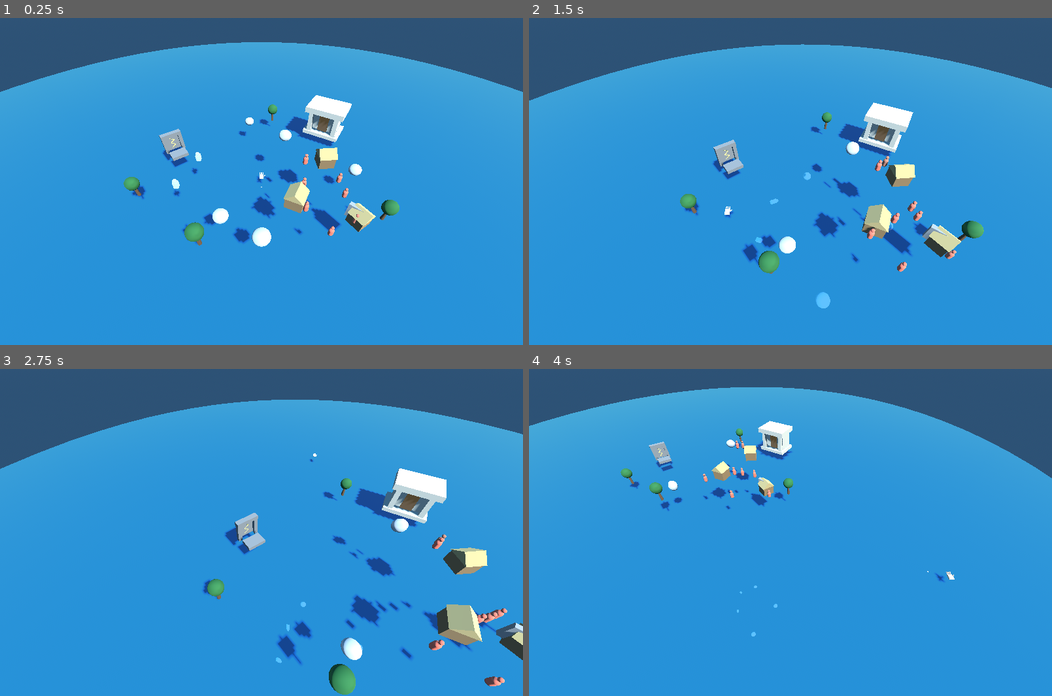
Above: before the commit, frames 1-4 (two rows, left to right).
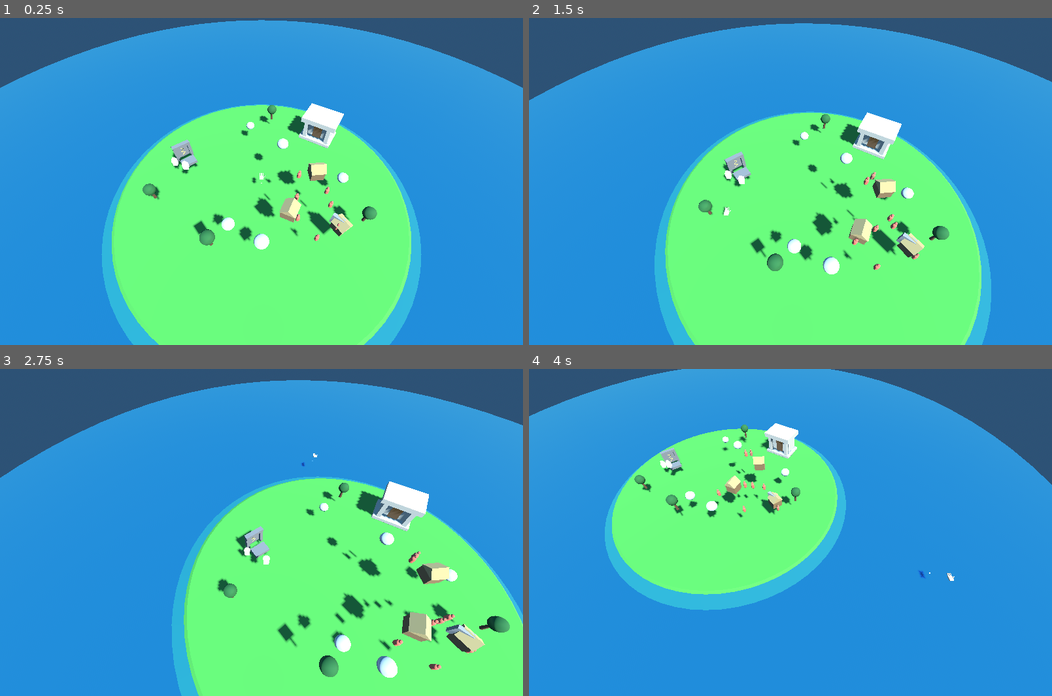
Above: after the commit, the same moments.

Repository: westkitty/Parable
Game: Godot game, scene res://scenes/Main.tscn
The game is run twice, just before and just after one commit, with the same random seed, the same clock (stepped at 60 frames per second) and the same inputs.
Inputs (mouse positions are in pixels of both pictures, inside the frame that each line leads up to):
- Up to frame 1 (0.25 s): no input
- Up to frame 2 (1.5 s): move the mouse to (905, 165) at 0.52 s; hold Right mouse button (grab_action) 0.53-1.25 s; tap Middle mouse button (camera_orbit) at 0.6 s; click (905, 165) at 0.67 s; drag from (685, 197) to (764, 246) at 1.27 s
- Up to frame 3 (2.75 s): move the mouse to (313, 460) at 2.02 s; hold Right mouse button (grab_action) from 2.03 s (still down); tap Middle mouse button (camera_orbit) at 2.1 s; click (313, 460) at 2.17 s
- Up to frame 4 (4 s): release Right mouse button (grab_action) at 2.75 s; drag from (764, 597) to (633, 483) at 2.77 s; move the mouse to (947, 581) at 3.52 s; hold Right mouse button (grab_action) from 3.53 s (still down); tap Mouse wheel down (camera_zoom_out) at 3.6 s; click (947, 581) at 3.67 s

The runs differ from the first frame. In frame 1, 43% of the frame differs, in the area x 0-100%, y 0-100%; in frame 2, 43%, in the area x 0-100%, y 1-100%; in frame 3, 42%; in frame 4, 25%.

Commit message:
fix: patch Godot hand-feel spike live-test regressions

Diff:
--- a/godot-spike/scripts/camera_rig.gd
+++ b/godot-spike/scripts/camera_rig.gd
@@ -19,13 +19,14 @@
 var _pitch: Node3D
 var _dist_target := 26.0
 var _orbiting := false
+var _orbit_fallback := false
 
 func _ready() -> void:
 	add_to_group("camera_rig")
 	_pitch = $Pitch
 	camera = $Pitch/Camera3D
-	position = Vector3(0.0, 4.0, 2.0)
-	_pitch.rotation.x = deg_to_rad(-48.0)
+	position = Vector3(0.0, 6.0, 3.5)
+	_pitch.rotation.x = deg_to_rad(-56.0)
 	camera.position = Vector3(0.0, 0.0, dist)
 	camera.far = 300.0
 	_dist_target = dist
@@ -40,18 +41,23 @@
 	if event is InputEventMouseButton:
 		if event.button_index == MOUSE_BUTTON_MIDDLE:
 			_orbiting = event.pressed
+		elif event.button_index == MOUSE_BUTTON_LEFT and event.alt_pressed:
+			_orbit_fallback = event.pressed
 		elif event.pressed and event.button_index == MOUSE_BUTTON_WHEEL_UP:
 			_zoom(1.0 / ZOOM_FACTOR)
 		elif event.pressed and event.button_index == MOUSE_BUTTON_WHEEL_DOWN:
 			_zoom(ZOOM_FACTOR)
-	elif event is InputEventMouseMotion and _orbiting:
+	elif event is InputEventMouseMotion and is_orbiting():
 		rotation.y -= event.relative.x * ORBIT_SENS * control_scale
 		_pitch.rotation.x = clampf(
 			_pitch.rotation.x - event.relative.y * ORBIT_SENS * control_scale,
 			PITCH_MIN, PITCH_MAX)
 
 func is_orbiting() -> bool:
-	return _orbiting and not locked
+	return (_orbiting or _orbit_fallback) and not locked
+
+func orbit_modifier_active() -> bool:
+	return _orbit_fallback and not locked
 
 func _zoom(factor: float) -> void:
 	_dist_target = clampf(_dist_target * factor, DIST_MIN, DIST_MAX)
--- a/godot-spike/scripts/diagnostics.gd
+++ b/godot-spike/scripts/diagnostics.gd
@@ -35,9 +35,10 @@
 		lines.append("hand velocity: %.2f m/s" % d.get("hand_speed", 0.0))
 		lines.append("last throw: %.2f raw -> %.2f clamped" % [d.get("last_throw_raw", 0.0), d.get("last_throw_final", 0.0)])
 		lines.append("gesture mode: %s" % str(d.get("gesture_mode", false)))
-		lines.append("last glyph: %s (rot %.2f, closure %.2f, reversals %d)" % [
+		lines.append("trace: len %.1f armed %s" % [d.get("trace_length", 0.0), str(d.get("trace_armed", false))])
+		lines.append("last glyph: %s (rot %.2f, closure %.2f, reversals %d, radius %.2f)" % [
 			d.get("glyph_kind", "-"), d.get("glyph_rotation", 0.0),
-			d.get("glyph_closure", 0.0), d.get("glyph_reversals", 0)])
+			d.get("glyph_closure", 0.0), d.get("glyph_reversals", 0), d.get("glyph_radius_swing", 0.0)])
 	if rig:
 		lines.append("camera: %s dist %.1f" % ["orbiting" if rig.is_orbiting() else ("locked" if rig.locked else "free"), rig.dist])
 	lines.append("fps: %d" % Engine.get_frames_per_second())
--- a/godot-spike/scripts/gesture_recognizer.gd
+++ b/godot-spike/scripts/gesture_recognizer.gd
@@ -12,9 +12,9 @@
 const MIN_POINTS := 6
 const MIN_SIZE_PX := 26.0
 const MIN_PATH_LENGTH_PX := 110.0
-const SPIRAL_MIN_PATH_LENGTH_PX := 150.0
-const SPIRAL_MIN_ROTATION := -4.5
-const SPIRAL_MIN_RADIUS_SWING := 0.18
+const SPIRAL_MIN_PATH_LENGTH_PX := 92.0
+const SPIRAL_MIN_ROTATION := -3.25
+const SPIRAL_MIN_RADIUS_SWING := 0.06
 
 ## Returns {kind: "circle"|"zigzag"|"none", plus feature values for diagnostics}.
 static func classify(raw: PackedVector2Array) -> Dictionary:
--- a/godot-spike/scripts/grabbable.gd
+++ b/godot-spike/scripts/grabbable.gd
@@ -23,6 +23,8 @@
 	MassCategory.HEAVY: 6.0,
 }
 const HARD_LANDING_SPEED := 5.0
+const SURFACE_RECOVERY_MARGIN := 1.6
+const ABSOLUTE_FLOOR_Y := -12.0
 
 var mass_category: int = MassCategory.MEDIUM
 var display_name := "object"
@@ -32,6 +34,8 @@
 var is_held := false
 var is_airborne := false
 var start_frozen := false
+var recovery_count := 0
+var last_recovery_reason := "-"
 
 var _hold_target := Vector3.ZERO
 var _wiggle_t := 0.0
@@ -59,9 +63,11 @@
 	pass
 
 func _physics_process(delta: float) -> void:
+	var island := get_tree().get_first_node_in_group("island")
+	_guard_surface_recovery(island)
 	if is_held:
 		var k := 1.0 - exp(-float(CARRY_LAG[mass_category]) * delta)
-		var target := _hold_target
+		var target: Vector3 = _hold_target
 		if held_wiggle_amp > 0.0:
 			_wiggle_t += delta * 9.0
 			target += Vector3(sin(_wiggle_t) * held_wiggle_amp, 0.0, cos(_wiggle_t * 1.3) * held_wiggle_amp)
@@ -85,16 +91,18 @@
 ## velocity_world is the raw sampled hand velocity; class scaling happens here.
 func release(velocity_world: Vector3, throw_min_speed: float) -> void:
 	is_held = false
-	freeze = false
 	var v := velocity_world * float(THROW_MULTIPLIER[mass_category])
 	var cap := float(THROW_CLAMP[mass_category])
 	if v.length() > cap:
 		v = v.normalized() * cap
 	if velocity_world.length() < throw_min_speed:
+		freeze_mode = RigidBody3D.FREEZE_MODE_KINEMATIC
+		freeze = true
 		linear_velocity = Vector3.ZERO
 		angular_velocity = Vector3.ZERO
 		_on_released()
 	else:
+		freeze = false
 		linear_velocity = v
 		angular_velocity = Vector3(randf() - 0.5, randf() - 0.5, randf() - 0.5) * 3.0
 		is_airborne = true
@@ -107,6 +115,33 @@
 	var pz := global_position.z if xz_override == Vector2.INF else xz_override.y
 	var floor_y: float = island.height_at(px, pz) + ground_clearance
 	global_position = Vector3(px, maxf(global_position.y, floor_y), pz)
+
+func place_on_surface(island: Node, xz_override := Vector2.INF) -> void:
+	if island == null:
+		return
+	freeze_mode = RigidBody3D.FREEZE_MODE_KINEMATIC
+	freeze = true
+	linear_velocity = Vector3.ZERO
+	angular_velocity = Vector3.ZERO
+	var px := global_position.x if xz_override == Vector2.INF else xz_override.x
+	var pz := global_position.z if xz_override == Vector2.INF else xz_override.y
+	global_position = Vector3(px, island.height_at(px, pz) + ground_clearance, pz)
+
+func surface_height(island: Node) -> float:
+	if island == null:
+		return ground_clearance
+	return island.height_at(global_position.x, global_position.z) + ground_clearance
+
+func _guard_surface_recovery(island: Node) -> void:
+	if island == null or is_held:
+		return
+	var safe_y: float = surface_height(island)
+	if global_position.y < ABSOLUTE_FLOOR_Y or global_position.y < safe_y - SURFACE_RECOVERY_MARGIN:
+		recovery_count += 1
+		last_recovery_reason = "below_floor"
+		place_on_surface(island)
+		if OS.is_stdout_verbose():
+			print("RECOVERED %s to surface at %.2f,%.2f" % [display_name, global_position.x, global_position.z])
 
 func _on_body_entered(_body: Node) -> void:
 	if not is_airborne:
--- a/godot-spike/scripts/hand_input.gd
+++ b/godot-spike/scripts/hand_input.gd
@@ -19,9 +19,9 @@
 const PRESS_HEIGHT := 0.45
 const RAY_LENGTH := 400.0
 const MIRACLE_POINT_STEP_PX := 8.0
-const MIRACLE_IDLE_RESET := 0.42
-const MIRACLE_GLYPH_TIMEOUT := 2.4
-const MIRACLE_ARM_WINDOW := 1.8
+const MIRACLE_IDLE_RESET := 0.72
+const MIRACLE_GLYPH_TIMEOUT := 3.1
+const MIRACLE_ARM_WINDOW := 2.4
 
 var enabled := true
 var state := "hover"
@@ -127,7 +127,7 @@
 		if state != "carry":
 			state = "hover"
 
-	if Input.is_action_just_pressed("pan_action") and not _rig.is_orbiting() and _held == null:
+	if Input.is_action_just_pressed("pan_action") and not _rig.is_orbiting() and not _rig.orbit_modifier_active() and _held == null:
 		_press_screen = mouse
 		var inter := _ray_hit(space, from, dir, 4, true)
 		if not inter.is_empty():
@@ -282,7 +282,7 @@
 		return
 	if not _miracle_armed:
 		var spiral := GestureRecognizer.detect_spiral(_stroke_screen)
-		if spiral.kind == "spiral" or (_miracle_override and _stroke_length >= 70.0):
+		if spiral.kind == "spiral" or (_miracle_override and _stroke_length >= 48.0):
 			_arm_miracle(spiral)
 			return
 		if (_time - _stroke_started_at > MIRACLE_ARM_WINDOW or _time - _stroke_last_move_at > MIRACLE_IDLE_RESET) and not _miracle_override:
@@ -363,6 +363,8 @@
 		"last_throw_raw": _last_throw_raw,
 		"last_throw_final": _last_throw_final,
 		"gesture_mode": _miracle_armed or _miracle_override,
+		"trace_length": _stroke_length,
+		"trace_armed": _miracle_armed,
 		"glyph_kind": _last_glyph.get("kind", "-"),
 		"glyph_rotation": _last_glyph.get("rotation", 0.0),
 		"glyph_closure": _last_glyph.get("closure", 0.0),
--- a/godot-spike/scripts/island.gd
+++ b/godot-spike/scripts/island.gd
@@ -6,6 +6,8 @@
 const LAND_RADIUS := 24.0
 const GRID_EXTENT := 27.0
 const GRID_STEPS := 44
+const WATER_HEIGHT := -2.6
+const SEABED_HEIGHT := -4.2
 
 func _ready() -> void:
 	add_to_group("island")
@@ -18,8 +20,8 @@
 	var r := Vector2(x, z).length()
 	var m := clampf(1.0 - r / LAND_RADIUS, 0.0, 1.0)
 	var s := m * m * (3.0 - 2.0 * m)
-	var h := -0.45 + 7.6 * s
-	h += (sin(x * 0.31) * cos(z * 0.22) * 0.45 + sin(x * 0.09 + z * 0.14) * 0.72) * s
+	var h := lerpf(SEABED_HEIGHT, 5.6, s)
+	h += (sin(x * 0.26) * cos(z * 0.18) * 0.35 + sin(x * 0.08 + z * 0.12) * 0.55) * s
 	return h
 
 func ground_point(x: float, z: float) -> Vector3:
@@ -61,9 +63,11 @@
 		st.add_vertex(p)
 
 func _ground_color(h: float) -> Color:
-	if h < 0.75:
+	if h < WATER_HEIGHT + 0.65:
+		return Color(0.5, 0.42, 0.24)   # shoreline earth
+	if h < 1.5:
 		return Color(0.88, 0.8, 0.56)   # sand
-	if h < 4.7:
+	if h < 4.6:
 		return Color(0.26, 0.65, 0.24)  # grass
 	return Color(0.52, 0.52, 0.5)      # rocky top
 
@@ -75,11 +79,25 @@
 	disc.bottom_radius = 70.0
 	disc.height = 0.1
 	water.mesh = disc
-	water.position = Vector3(0.0, -0.38, 0.0)
+	water.position = Vector3(0.0, WATER_HEIGHT, 0.0)
 	var mat := StandardMaterial3D.new()
-	mat.albedo_color = Color(0.1, 0.4, 0.68, 0.72)
+	mat.albedo_color = Color(0.08, 0.38, 0.72, 0.74)
 	mat.transparency = BaseMaterial3D.TRANSPARENCY_ALPHA
 	mat.roughness = 0.08
 	mat.metallic = 0.12
 	water.material_override = mat
 	add_child(water)
+
+	var shoreline := MeshInstance3D.new()
+	shoreline.name = "IslandBase"
+	var mound := CylinderMesh.new()
+	mound.top_radius = LAND_RADIUS - 1.5
+	mound.bottom_radius = LAND_RADIUS + 1.0
+	mound.height = 1.6
+	shoreline.mesh = mound
+	shoreline.position = Vector3(0.0, WATER_HEIGHT - 0.45, 0.0)
+	var shore_mat := StandardMaterial3D.new()
+	shore_mat.albedo_color = Color(0.28, 0.58, 0.22)
+	shore_mat.roughness = 1.0
+	shoreline.material_override = shore_mat
+	add_child(shoreline)
--- a/godot-spike/scripts/offering_proxy.gd
+++ b/godot-spike/scripts/offering_proxy.gd
@@ -10,39 +10,40 @@
 	mass = 3.0
 	display_name = "offering"
 	hold_offset = Vector3(0.0, 0.08, 0.0)
-	ground_clearance = 0.62
+	ground_clearance = 0.95
+	start_frozen = true
 
 func _build_body() -> void:
 	var base := BoxMesh.new()
-	base.size = Vector3(0.56, 0.8, 0.56)
-	var mi := _add_mesh(base, Color(0.22, 0.72, 0.68), Vector3(0.0, 0.4, 0.0), false)
+	base.size = Vector3(0.72, 1.0, 0.72)
+	var mi := _add_mesh(base, Color(0.18, 0.82, 0.78), Vector3(0.0, 0.5, 0.0), false)
 	var mat := StandardMaterial3D.new()
-	mat.albedo_color = Color(0.22, 0.72, 0.68)
+	mat.albedo_color = Color(0.18, 0.82, 0.78)
 	mat.emission_enabled = true
 	mat.emission = Color(0.3, 1.0, 0.9)
-	mat.emission_energy_multiplier = 2.0
+	mat.emission_energy_multiplier = 3.2
 	mi.material_override = mat
 	_hover_mats.append(mat)
 	var cap := SphereMesh.new()
-	cap.radius = 0.26
-	cap.height = 0.52
-	var top := _add_mesh(cap, Color(0.45, 0.95, 0.86), Vector3(0.0, 0.95, 0.0), false)
+	cap.radius = 0.34
+	cap.height = 0.68
+	var top := _add_mesh(cap, Color(0.45, 0.98, 0.9), Vector3(0.0, 1.18, 0.0), false)
 	top.material_override = mat
 	var halo := MeshInstance3D.new()
 	var torus := TorusMesh.new()
-	torus.inner_radius = 0.2
-	torus.outer_radius = 0.33
+	torus.inner_radius = 0.28
+	torus.outer_radius = 0.46
 	halo.mesh = torus
 	halo.material_override = mat
-	halo.position = Vector3(0.0, 0.78, 0.0)
+	halo.position = Vector3(0.0, 0.96, 0.0)
 	add_child(halo)
 	var shape := BoxShape3D.new()
-	shape.size = Vector3(0.6, 1.2, 0.6)
-	_add_collider(shape, Vector3(0.0, 0.58, 0.0))
+	shape.size = Vector3(0.78, 1.6, 0.78)
+	_add_collider(shape, Vector3(0.0, 0.8, 0.0))
 
 func set_hover(on: bool) -> void:
 	for m in _hover_mats:
-		m.emission_energy_multiplier = 3.4 if on else 2.0
+		m.emission_energy_multiplier = 4.8 if on else 3.2
 
 func consume_at(altar_point: Vector3) -> void:
 	consumed = true
--- a/godot-spike/scripts/rock_proxy.gd
+++ b/godot-spike/scripts/rock_proxy.gd
@@ -6,14 +6,15 @@
 	mass = 40.0
 	display_name = "rock"
 	hold_offset = Vector3(0.0, -0.18, 0.0)
-	ground_clearance = 0.78
+	start_frozen = true
 
 func _build_body() -> void:
 	var sph := SphereMesh.new()
 	var s := randf_range(0.72, 0.96)
+	ground_clearance = s + 0.08
 	sph.radius = s
 	sph.height = s * 1.7
-	_add_mesh(sph, Color(0.68, 0.68, 0.66))
+	_add_mesh(sph, Color(0.72, 0.72, 0.7))
 	var shape := SphereShape3D.new()
 	shape.radius = s
 	_add_collider(shape)
--- a/godot-spike/scripts/shrine.gd
+++ b/godot-spike/scripts/shrine.gd
@@ -5,14 +5,15 @@
 
 enum ShrineState { DORMANT, AWAKENED, TAUGHT }
 
-const LEARN_RADIUS := 6.0
-const OFFER_RADIUS := 2.6
+const LEARN_RADIUS := 8.0
+const OFFER_RADIUS := 4.0
 
 var state: int = ShrineState.DORMANT
 
 var _glyph_mat: StandardMaterial3D
 var _altar_point := Vector3.ZERO
 var _pulse: Tween
+var _reject_mat: StandardMaterial3D
 
 func _ready() -> void:
 	add_to_group("shrine")
@@ -56,6 +57,13 @@
 	if director:
 		director.announce("bolt_learned", global_position)
 
+func reject_attempt() -> void:
+	if _reject_mat == null:
+		return
+	var tw := create_tween()
+	tw.tween_property(_reject_mat, "emission_energy_multiplier", 4.0, 0.12)
+	tw.tween_property(_reject_mat, "emission_energy_multiplier", 0.6, 0.35)
+
 func _build() -> void:
 	var stone := StandardMaterial3D.new()
 	stone.albedo_color = Color(0.45, 0.44, 0.42)
@@ -74,6 +82,7 @@
 	_glyph_mat.emission_enabled = true
 	_glyph_mat.emission = Color(1.0, 0.72, 0.25)
 	_glyph_mat.emission_energy_multiplier = 0.25
+	_reject_mat = _glyph_mat
 	var zig_points := [
 		Vector2(-0.3, 0.8), Vector2(0.3, 0.4), Vector2(-0.3, 0.0),
 		Vector2(0.3, -0.4), Vector2(-0.3, -0.8),
--- a/godot-spike/scripts/symbol_forms.gd
+++ b/godot-spike/scripts/symbol_forms.gd
@@ -31,25 +31,26 @@
 			dot.material_override = mat
 			root.add_child(dot)
 		"triad":
+			var tri_points := [Vector2(0.0, 0.42), Vector2(-0.38, -0.24), Vector2(0.38, -0.24)]
 			for k in 3:
-				var bar := MeshInstance3D.new()
-				var b := BoxMesh.new()
-				b.size = Vector3(0.62, 0.07, 0.07)
-				bar.mesh = b
-				bar.material_override = mat
-				var ang := deg_to_rad(k * 120.0 + 90.0)
-				bar.position = Vector3(cos(ang), sin(ang), 0.0) * 0.18
-				bar.rotation_degrees.z = k * 120.0 + 30.0
-				root.add_child(bar)
+				var a: Vector2 = tri_points[k]
+				var b: Vector2 = tri_points[(k + 1) % 3]
+				var edge := MeshInstance3D.new()
+				var edge_mesh := BoxMesh.new()
+				edge_mesh.size = Vector3(a.distance_to(b), 0.08, 0.08)
+				edge.mesh = edge_mesh
+				edge.material_override = mat
+				edge.position = Vector3((a.x + b.x) * 0.5, (a.y + b.y) * 0.5, 0.0)
+				edge.rotation_degrees.z = rad_to_deg((b - a).angle())
+				root.add_child(edge)
 		"wave":
 			for k in 3:
 				var seg := MeshInstance3D.new()
 				var b2 := BoxMesh.new()
-				b2.size = Vector3(0.34, 0.07, 0.07)
+				b2.size = Vector3(0.56, 0.08, 0.08)
 				seg.mesh = b2
 				seg.material_override = mat
-				seg.position = Vector3(-0.28 + k * 0.28, 0.14 if k % 2 == 0 else -0.14, 0.0)
-				seg.rotation_degrees.z = 38.0 if k % 2 == 0 else -38.0
+				seg.position = Vector3(0.0, 0.3 - k * 0.3, 0.0)
 				root.add_child(seg)
 		_:
 			var fallback := MeshInstance3D.new()
--- a/godot-spike/scripts/temple_interior.gd
+++ b/godot-spike/scripts/temple_interior.gd
@@ -17,6 +17,9 @@
 var _glyph_slot: Node3D
 var _candidate_slot: Node3D
 var _bolt_glyph_mat: StandardMaterial3D
+var _left_marker: StandardMaterial3D
+var _right_marker: StandardMaterial3D
+var _exit_marker: StandardMaterial3D
 
 func _ready() -> void:
 	add_to_group("temple_interior")
@@ -144,6 +147,7 @@
 	door_mat.emission = Color(0.5, 0.8, 1.0)
 	door_mat.emission_energy_multiplier = 0.8
 	door.material_override = door_mat
+	_exit_marker = door_mat
 	door.position = Vector3(0.0, 1.6, -6.6)
 	add_child(door)
 	_hotspot("ExitDoor", Vector3(0.0, 1.6, -6.5), Vector3(2.2, 3.4, 1.0))
@@ -159,6 +163,7 @@
 	sym_pedestal.material_override = stone
 	sym_pedestal.position = Vector3(-5.6, 0.5, 0.0)
 	add_child(sym_pedestal)
+	_left_marker = _marker(Vector3(-6.4, 2.5, 0.0), "IDENTITY")
 	_symbol_slot = Node3D.new()
 	_symbol_slot.position = Vector3(-5.6, 2.0, 0.0)
 	_symbol_slot.rotation_degrees.y = 90.0
@@ -181,6 +186,7 @@
 	_bolt_glyph_mat.emission_enabled = true
 	_bolt_glyph_mat.emission = Color(1.0, 0.72, 0.25)
 	_bolt_glyph_mat.emission_energy_multiplier = 0.18
+	_right_marker = _marker(Vector3(6.4, 2.5, 0.0), "MIRACLE")
 	var zig_points := [
 		Vector2(-0.25, 0.6), Vector2(0.25, 0.25), Vector2(-0.25, -0.1),
 		Vector2(0.25, -0.45), Vector2(-0.25, -0.8),
@@ -203,6 +209,31 @@
 		_glyph_slot.add_child(seg)
 	_hotspot("RightHotspot", Vector3(5.4, 1.6, 0.0), Vector3(1.6, 3.6, 3.6))
 
+func _marker(pos: Vector3, text: String) -> StandardMaterial3D:
+	var panel := MeshInstance3D.new()
+	var quad := QuadMesh.new()
+	quad.size = Vector2(2.1, 1.0)
+	panel.mesh = quad
+	var mat := StandardMaterial3D.new()
+	mat.albedo_color = Color(0.18, 0.16, 0.24, 0.95)
+	mat.emission_enabled = true
+	mat.emission = Color(0.95, 0.82, 0.42)
+	mat.emission_energy_multiplier = 1.2
+	mat.transparency = BaseMaterial3D.TRANSPARENCY_ALPHA
+	panel.material_override = mat
+	panel.position = pos
+	panel.rotation_degrees.y = -90.0 if pos.x > 0.0 else 90.0
+	add_child(panel)
+	var label := Label3D.new()
+	label.text = text
+	label.font_size = 72
+	label.pixel_size = 0.01
+	label.modulate = Color(1.0, 0.95, 0.75)
+	label.billboard = BaseMaterial3D.BILLBOARD_ENABLED
+	label.position = pos + Vector3(0.0, 0.0, 0.01)
+	add_child(label)
+	return mat
+
 func _hotspot(hname: String, pos: Vector3, size: Vector3) -> void:
 	var area := Area3D.new()
 	area.name = hname
--- a/godot-spike/scripts/world.gd
+++ b/godot-spike/scripts/world.gd
@@ -13,6 +13,7 @@
 const SHRINE_POS := Vector2(-13.0, -6.0)
 const TEMPLE_POS := Vector2(11.0, -13.0)
 const FADE_TIME := 0.4
+const SYMBOL_SPACING := 2.9
 
 var identity: Node
 var director: Node
@@ -140,17 +141,17 @@
 	for rp in [Vector2(0, 10), Vector2(-4, 8), Vector2(3, -3), Vector2(12, 0), Vector2(-2, -12)]:
 		var rock := RockScene.instantiate()
 		parent.add_child(rock)
-		rock.global_position = _island.ground_point(rp.x, rp.y) + Vector3(0.0, rock.ground_clearance, 0.0)
+		rock.place_on_surface(_island, rp)
 	# Trees anchored.
 	for tp in [Vector2(-6, 10), Vector2(14, 6), Vector2(-16, 2), Vector2(2, -16)]:
 		var tree := TreeScene.instantiate()
 		parent.add_child(tree)
-		tree.global_position = _island.ground_point(tp.x, tp.y)
+		tree.place_on_surface(_island, tp)
 	# Offerings between village and shrine.
-	for op in [Vector2(-8, -1), Vector2(-10, 3)]:
+	for op in [Vector2(-11.5, -2.0), Vector2(-14.2, -4.2)]:
 		var off := OfferingScene.instantiate()
 		parent.add_child(off)
-		off.global_position = _island.ground_point(op.x, op.y) + Vector3(0.0, off.ground_clearance, 0.0)
+		off.place_on_surface(_island, op)
 
 func _build_fade_layer() -> void:
 	var layer := CanvasLayer.new()
@@ -246,9 +247,10 @@
 		var visual := SymbolForms.build(id)
 		holder.add_child(visual)
 		add_child(holder)
-		holder.scale = Vector3(1.5, 1.5, 1.5)
-		var ang := -0.8 + i * 0.8
-		holder.global_position = around + Vector3(cos(ang) * 2.2, 1.9, sin(ang) * 2.2)
+		holder.scale = Vector3(1.7, 1.7, 1.7)
+		holder.global_position = around + Vector3((i - 1) * SYMBOL_SPACING, 1.8, 0.0)
+		if _rig and _rig.camera:
+			holder.look_at(_rig.camera.global_position, Vector3.UP, true)
 		_symbol_choices.append(holder)
 
 func handle_symbol_click(area: Node) -> void:
--- a/godot-spike/tests/verify_headless.gd
+++ b/godot-spike/tests/verify_headless.gd
@@ -66,6 +66,8 @@
 	await process_frame
 	await process_frame
 	await process_frame
+	for _i in 12:
+		await physics_frame
 
 	for node_name in ["Island", "CameraRig", "DivineHand", "Grabbables",
 			"Shrine", "TempleDoorway", "GestureTrace", "DevDiagnostics",
@@ -84,8 +86,16 @@
 	_check(not main.get_node("Island").is_in_group("grabbable"), "island is NOT grabbable")
 	_check(not main.get_node("Shrine").is_in_group("grabbable"), "shrine is NOT grabbable")
 	_check(not main.get_node("TempleDoorway").is_in_group("grabbable"), "temple doorway is NOT grabbable")
+	var island := main.get_node("Island")
 	for g in get_nodes_in_group("grabbable"):
 		_check(g.ground_clearance > 0.0, "grabbable clearance configured: %s" % g.display_name)
+		_check(g.global_position.y > -8.0, "grabbable above safety floor: %s" % g.display_name)
+		_check(g.global_position.y >= island.height_at(g.global_position.x, g.global_position.z) - 0.2,
+			"grabbable not below terrain: %s" % g.display_name)
+		if g.display_name in ["rock", "offering"]:
+			_check(g.global_position.y >= island.height_at(g.global_position.x, g.global_position.z) + 0.1,
+				"object starts visibly above ground: %s" % g.display_name)
+		_check(g.recovery_count == 0, "no recovery needed at startup: %s" % g.display_name)
 
 	# 6. Temple interior scene instantiates with a camera.
 	var interior_scene := load("res://scenes/TempleInterior.tscn")
@@ -94,6 +104,16 @@
 	root.add_child(interior)
 	await process_frame
 	_check(interior.get_node_or_null("InteriorCamera") != null, "temple interior has camera")
+	for temple_node in ["LeftHotspot", "RightHotspot", "ExitDoor"]:
+		_check(interior.get_node_or_null(temple_node) != null, "temple interaction exists: " + temple_node)
+
+	# 6b. Orbit binding: middle mouse primary.
+	var orbit_events := InputMap.action_get_events("camera_orbit")
+	var has_middle := false
+	for e in orbit_events:
+		if e is InputEventMouseButton and e.button_index == MOUSE_BUTTON_MIDDLE:
+			has_middle = true
+	_check(has_middle, "input map binds camera_orbit to middle mouse")
 
 	# 7. Recognizer: synthetic circle, zigzag, straight line.
 	var circle := PackedVector2Array()
@@ -122,12 +142,26 @@
 		spiral.append(Vector2(240.0 + cos(-t) * radius, 220.0 + sin(-t) * radius))
 	var r4: Dictionary = GestureRecognizer.detect_spiral(spiral)
 	_check(r4.kind == "spiral", "recognizer: clockwise spiral arming detected (got %s)" % r4.kind)
+	var spiral_out := PackedVector2Array()
+	for i in 40:
+		var t2 := (i / 39.0) * PI * 2.1
+		var radius2 := lerpf(34.0, 118.0, i / 39.0)
+		spiral_out.append(Vector2(240.0 + cos(-t2) * radius2, 220.0 + sin(-t2) * radius2))
+	var r5: Dictionary = GestureRecognizer.detect_spiral(spiral_out)
+	_check(r5.kind == "spiral", "recognizer: outward clockwise spiral detected (got %s)" % r5.kind)
 
 	# 8. Blessing reliably starts the ritual and shrine learning gates bolt.
 	var world_script := load("res://scripts/world.gd")
 	_check(world_script != null, "world script loads for ritual contract")
 	_check(main.cast_glyph("circle", Vector3.ZERO) == true, "starter blessing cast succeeds")
 	_check(bool(main.get("_ritual_started")) == true, "starter blessing arms symbol ritual")
+	main._spawn_symbol_choices(Vector3.ZERO)
+	_check(main.get("_symbol_choices").size() == 3, "symbol ritual creates 3 choices")
+	var choices: Array = main.get("_symbol_choices")
+	if choices.size() == 3:
+		var sep_a: float = choices[0].global_position.distance_to(choices[1].global_position)
+		var sep_b: float = choices[1].global_position.distance_to(choices[2].global_position)
+		_check(sep_a > 2.0 and sep_b > 2.0, "symbol choices are visibly separated")
 	var shrine := main.get_node("Shrine")
 	_check(main.cast_glyph("zigzag", shrine.global_position) == false, "bolt starts locked before shrine path")
 	var offering: Node = null
Not shown, added: godot-spike/PATCH_02_REPORT.md
